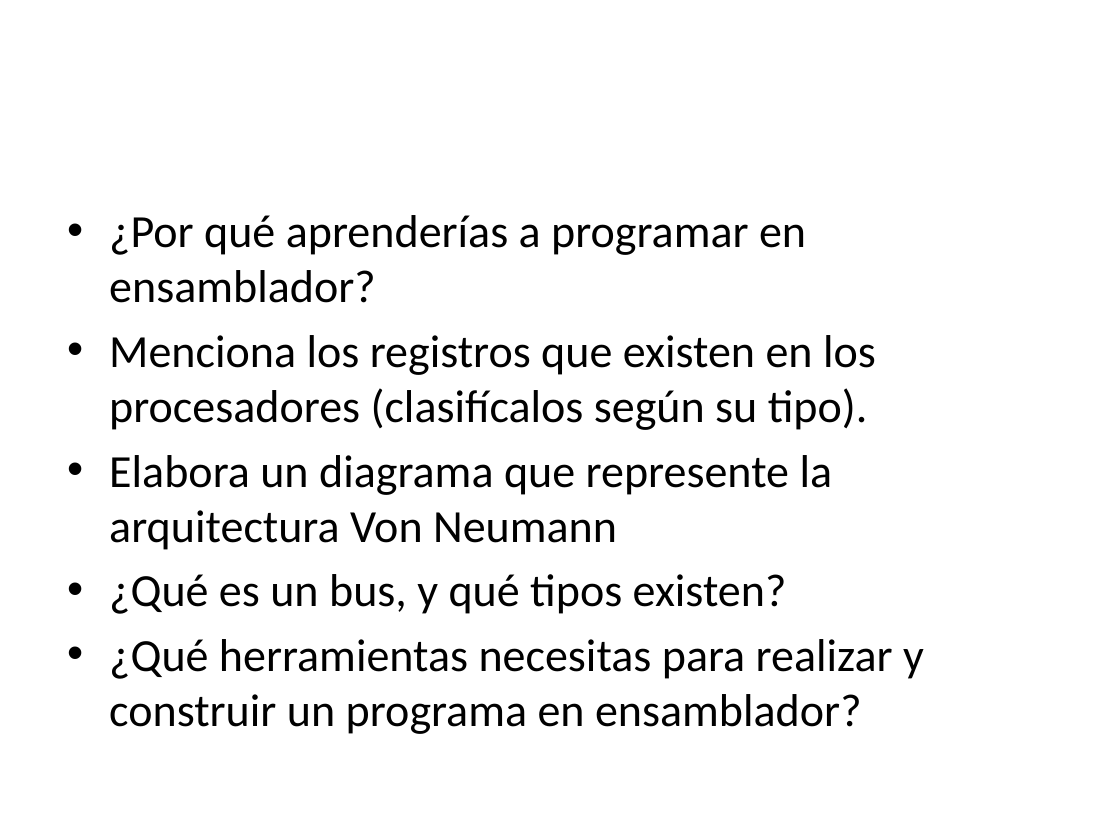
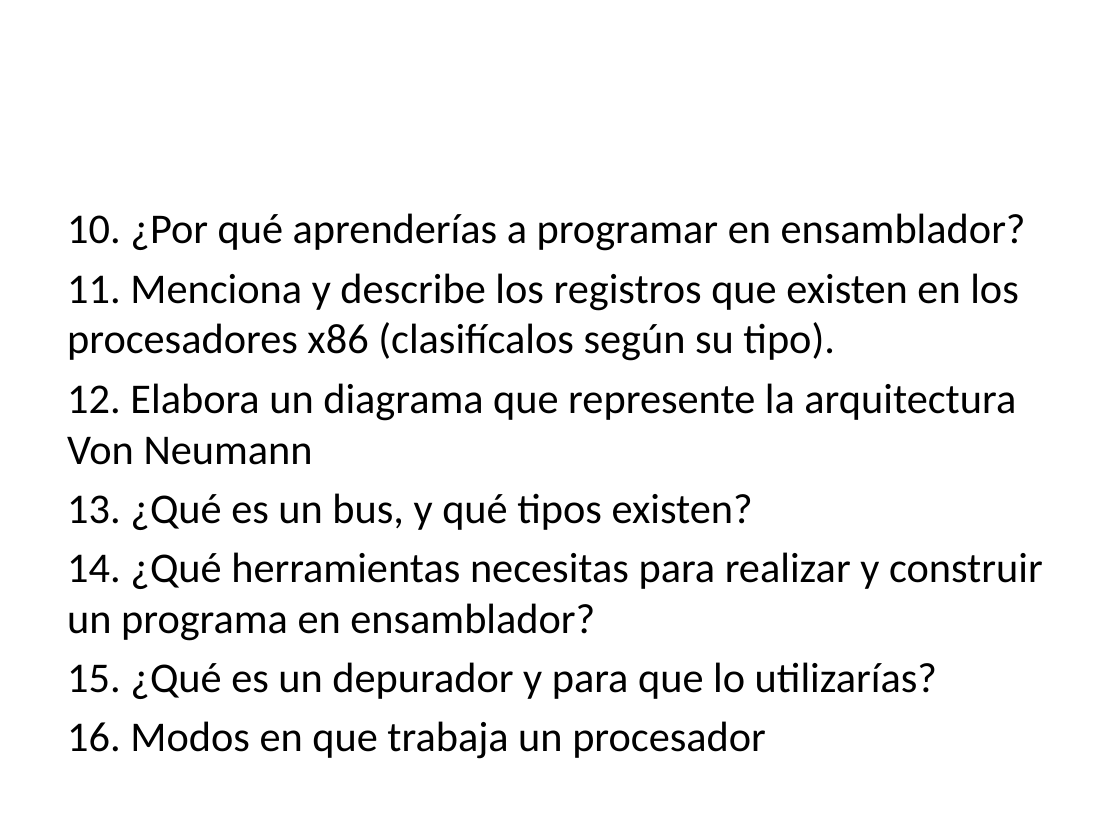
Before and after one commit to servkey/acii, a slide deck: slide 3 of Semana1/Evaluación.pptx. Drawn at 1120x840 pixels with LibreOffice and Linux fonts; fonts in the diff are those of the drawing. Boxes give left, top, right and bottom in pixels: in the first picture for what was removed or moved away, otherwise in the second. Text is boxed around its words. In the diff, an @@ line names an element or a change of style, - is before the commit and + after.

Commit message:
Programas en ensamblador

```diff
--- a/Semana1/Evaluación.pptx
+++ b/Semana1/Evaluación.pptx
@@ text at [67,213,1043,759]: text changed; size 29.6 to 27.2 pt @@
-• ¿Por qué aprenderías a programar en ensamblador?
-• Menciona los registros que existen en los procesadores (clasifícalos según su tipo).
-• Elabora un diagrama que represente la arquitectura Von Neumann
-• ¿Qué es un bus, y qué tipos existen?
-• ¿Qué herramientas necesitas para realizar y construir un programa en ensamblador?
+10. ¿Por qué aprenderías a programar en ensamblador?
+11. Menciona y describe los registros que existen en los procesadores x86 (clasifícalos según su tipo).
+12. Elabora un diagrama que represente la arquitectura Von Neumann
+13. ¿Qué es un bus, y qué tipos existen?
+14. ¿Qué herramientas necesitas para realizar y construir un programa en ensamblador?
+15. ¿Qué es un depurador y para que lo utilizarías?
+16. Modos en que trabaja un procesador
```
Also in this commit, not shown: 1 other slide changed, 6 other files.
